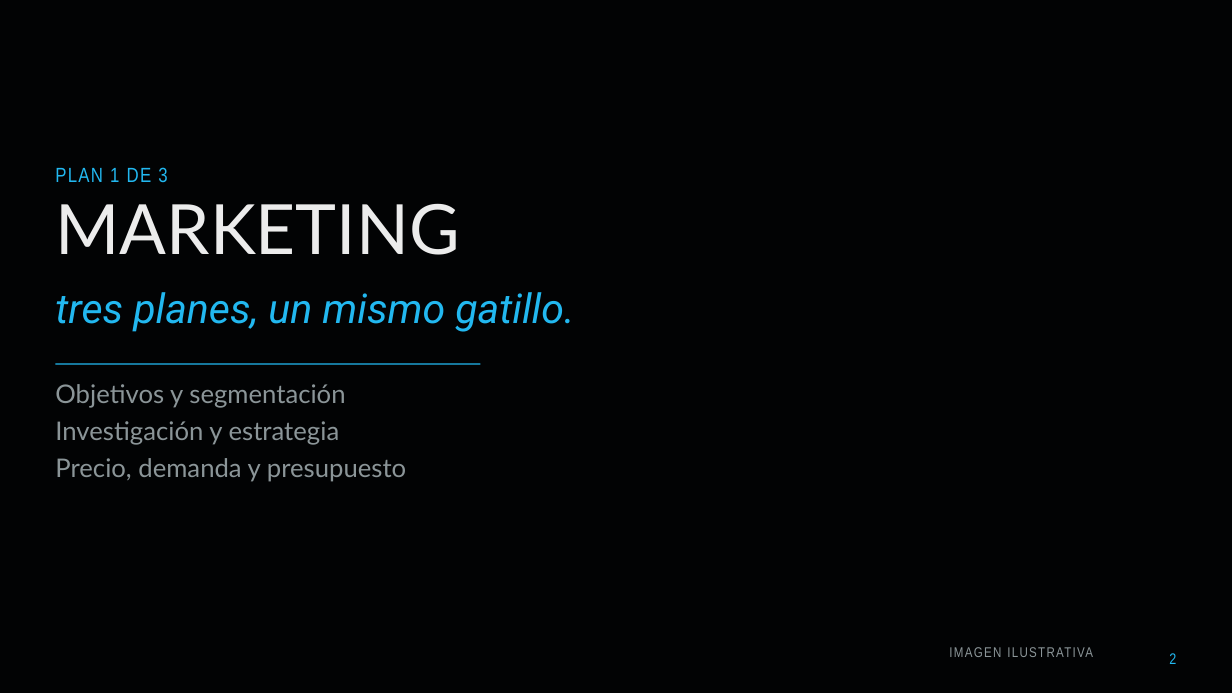
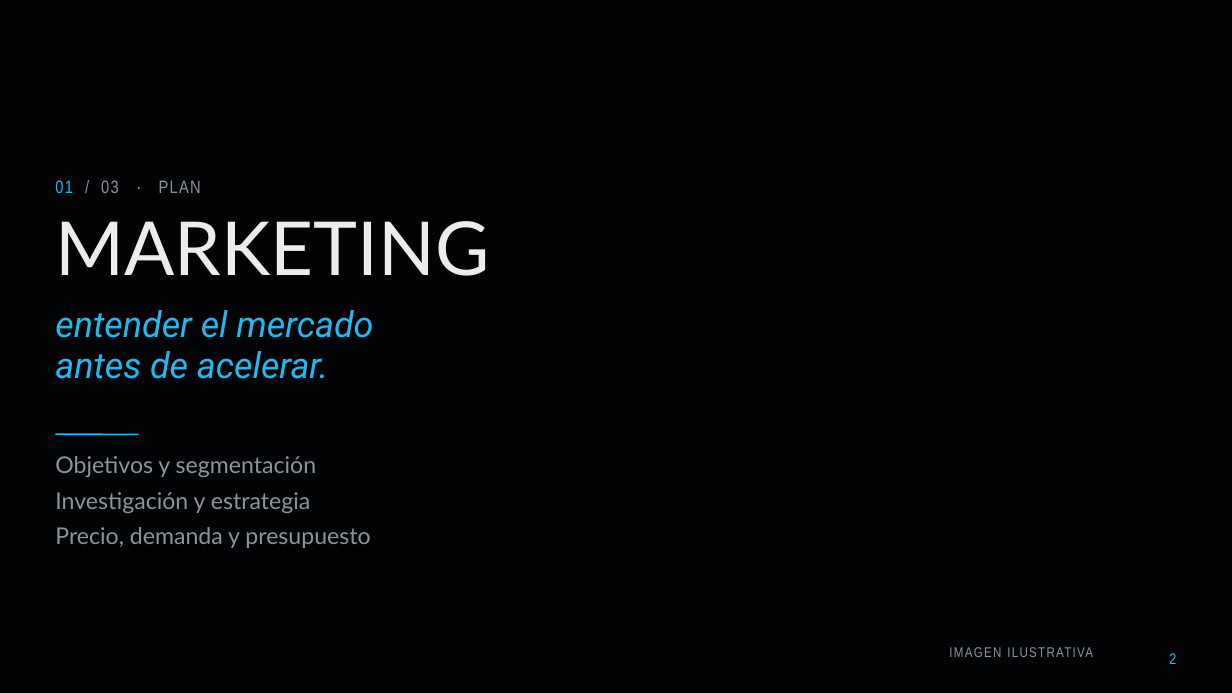
Before and after one commit to diegoaam0109-ux/lumine, a slide deck: slide 2 of fase-3/Grupo_01_LumineMotors_Fase3.pptx. Drawn at 1232x693 pixels with LibreOffice and Linux fonts; fonts in the diff are those of the drawing; background and template pictures are left out. Boxes give left, top, right and bottom in pixels: in the first picture for what was removed or moved away, otherwise in the second. Text is boxed around its words. In the diff, an @@ line names an element or a change of style, - is before the commit and + after.

```diff
--- a/fase-3/Grupo_01_LumineMotors_Fase3.pptx
+++ b/fase-3/Grupo_01_LumineMotors_Fase3.pptx
@@ text at (55, 180, 201, 193): text changed; size 16 to 14 pt; text colour #22B8F0 to #8B9598 @@
-PLAN 1 DE 3
+01 / 03 · PLAN
@@ text "MARKETING": place and size @@
-text "MARKETING" at (55, 203, 459, 255)
+text "MARKETING" at (55, 221, 489, 276)
@@ text "MARKETING" at (55, 221, 489, 276): size 54 to 58 pt @@
@@ text at (55, 310, 373, 379): text changed; size 32 to 28 pt @@
-tres planes, un mismo gatillo.
+entender el mercado
+antes de acelerar.
@@ line moved from (55, 364) - (481, 364) to (55, 434) - (139, 434) @@
@@ line (55, 434) - (139, 434): stroke #22B8F0 1 pt to #22B8F0 1.25 pt @@
@@ size 20 to 18 pt in 3 elements at (55, 527, 370, 548), (55, 492, 310, 513), (55, 456, 316, 477) @@
@@ text "Objetivos y segmentación": place and size @@
-text "Objetivos y segmentación" at (55, 384, 345, 408)
+text "Objetivos y segmentación" at (55, 456, 316, 477)
@@ text "Investigación y estrategia": place and size @@
-text "Investigación y estrategia" at (55, 421, 340, 445)
+text "Investigación y estrategia" at (55, 492, 310, 513)
@@ text "Precio, demanda y presupuesto": place and size @@
-text "Precio, demanda y presupuesto" at (55, 458, 406, 482)
+text "Precio, demanda y presupuesto" at (55, 527, 370, 548)
```
Also in this commit, not shown: 34 other slides changed, 20 other files.
